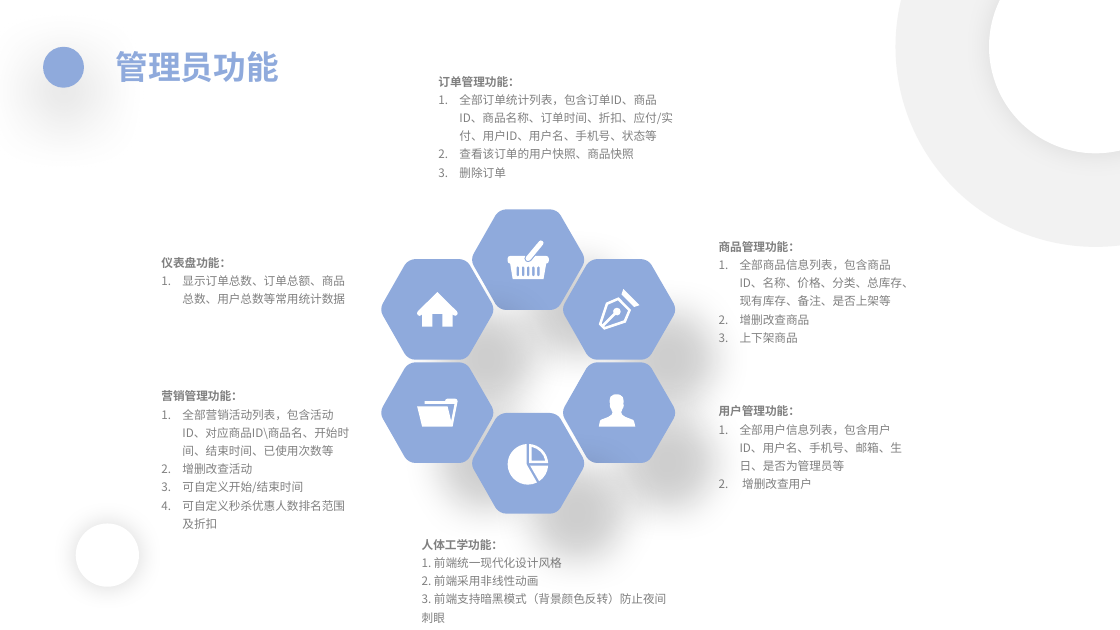
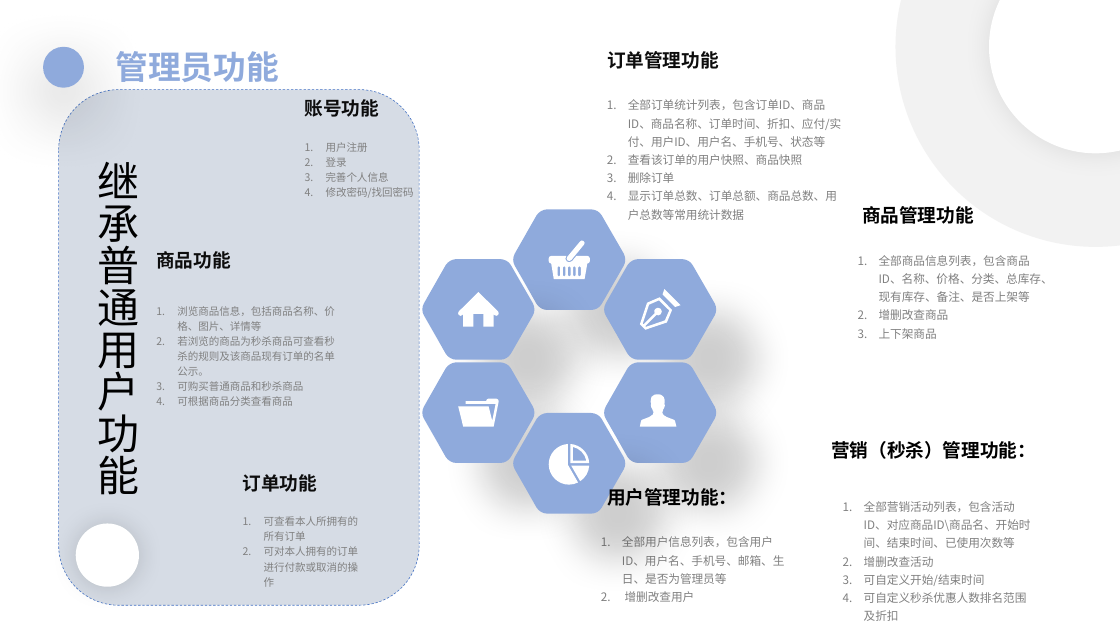
Before and after one commit to FlyRenxing/store-queue, a slide deck: slide 10 of doc/想不出商城介绍.pptx (slide 11 before the commit). Drawn at 1120x630 pixels with LibreOffice and Linux fonts; fonts in the diff are those of the drawing. Boxes give left, top, right and bottom in pixels: in the first picture for what was removed or moved away, otherwise in the second. Text is boxed around its words. In the diff, an @@ line names an element or a change of style, - is before the commit and + after.

Commit message:
修改了ppt，添加了演示视频的项目介绍、项目特点、功能演示

```diff
--- a/doc/想不出商城介绍.pptx
+++ b/doc/想不出商城介绍.pptx
@@ text added at (607, 51, 719, 69), 16 pt, text #0D0D0D, bold @@
+订单管理功能
@@ text at (438, 76, 519, 87): paragraph removed @@
-订单管理功能：
@@ text "全部订单统计列表，包含订单ID、商品ID、商品名称、订单时间、折扣、应付/实付、用户ID、用户名、手机号、状态等": place and size @@
-text "全部订单统计列表，包含订单ID、商品ID、商品名称、订单时间、折扣、应付/实付、用户ID、用户名、手机号、状态等" at (438, 76, 673, 178)
+text "全部订单统计列表，包含订单ID、商品ID、商品名称、订单时间、折扣、应付/实付、用户ID、用户名、手机号、状态等" at (628, 99, 842, 220)
@@ rounded rectangle added at (59, 90, 419, 606), fill #D6DCE5, outline #4472C4 0.5 pt dashed @@
@@ text added at (304, 99, 378, 117), 16 pt, text #0D0D0D, bold @@
+账号功能
@@ text added at (326, 142, 414, 197), 9 pt, text #808080 @@
+1. 用户注册
+2. 登录
+3. 完善个人信息
+4. 修改密码/找回密码
@@ text added at (97, 162, 139, 495), 36 pt, text #000000 @@
+继承普通用户功能
@@ text at (628, 190, 837, 220): paragraph added @@
+4. 显示订单总数、订单总额、商品总数、用户总数等常用统计数据
@@ text added at (862, 206, 974, 224), 16 pt, text #000000, bold @@
+商品管理功能
@@ text "全部商品信息列表，包含商品ID、名称、价格、分类、总库存、现有库存、备注、是否上架等": place and size @@
-text "全部商品信息列表，包含商品ID、名称、价格、分类、总库存、现有库存、备注、是否上架等" at (719, 241, 914, 343)
+text "全部商品信息列表，包含商品ID、名称、价格、分类、总库存、现有库存、备注、是否上架等" at (879, 255, 1053, 339)
@@ text added at (156, 251, 230, 269), 16 pt, text #0D0D0D, bold @@
+商品功能
@@ text removed at (161, 257, 345, 304) @@
-仪表盘功能：
-1. 显示订单总数、订单总额、商品总数、用户总数等常用统计数据
@@ text at (719, 241, 800, 252): paragraph removed @@
-商品管理功能：
@@ text added at (177, 306, 335, 406), 9 pt, text #808080 @@
+1. 浏览商品信息，包括商品名称、价格、图片、详情等
+2. 若浏览的商品为秒杀商品可查看秒杀的规则及该商品现有订单的名单公示。
+3. 可购买普通商品和秒杀商品
+4. 可根据商品分类查看商品
@@ text at (161, 390, 242, 401): paragraph removed @@
-营销管理功能：
@@ 12 freeform shapes: place and size @@
-12 freeform shapes at (381, 209, 676, 514)
+12 freeform shapes at (422, 209, 718, 514)
@@ text at (719, 405, 800, 416): paragraph removed @@
-用户管理功能：
@@ text added at (831, 441, 1036, 459), 16 pt, text #000000, bold @@
+营销（秒杀）管理功能：
@@ text added at (243, 474, 317, 492), 16 pt, text #0D0D0D, bold @@
+订单功能
@@ text "全部营销活动列表，包含活动ID、对应商品ID\商品名、开始时间、结束时间、已使用次数等": place and size @@
-text "全部营销活动列表，包含活动ID、对应商品ID\商品名、开始时间、结束时间、已使用次数等" at (161, 390, 349, 529)
+text "全部营销活动列表，包含活动ID、对应商品ID\商品名、开始时间、结束时间、已使用次数等" at (864, 501, 1031, 621)
@@ text added at (607, 485, 737, 506), 16 pt, text #000000, bold @@
+用户管理功能：
@@ text added at (264, 516, 359, 587), 9 pt, text #808080 @@
+1. 可查看本人所拥有的所有订单
+2. 可对本人拥有的订单进行付款或取消的操作
@@ text removed at (422, 539, 666, 623) @@
-人体工学功能：
-1. 前端统一现代化设计风格
-2. 前端采用非线性动画
-3. 前端支持暗黑模式（背景颜色反转）防止夜间刺眼
@@ text "全部用户信息列表，包含用户ID、用户名、手机号、邮箱、生日、是否为管理员等": place and size @@
-text "全部用户信息列表，包含用户ID、用户名、手机号、邮箱、生日、是否为管理员等" at (719, 405, 903, 489)
+text "全部用户信息列表，包含用户ID、用户名、手机号、邮箱、生日、是否为管理员等" at (622, 536, 785, 602)
```
Also in this commit, not shown: 5 other slides changed, 1 slide added, 2 slides removed, 4 other files.
